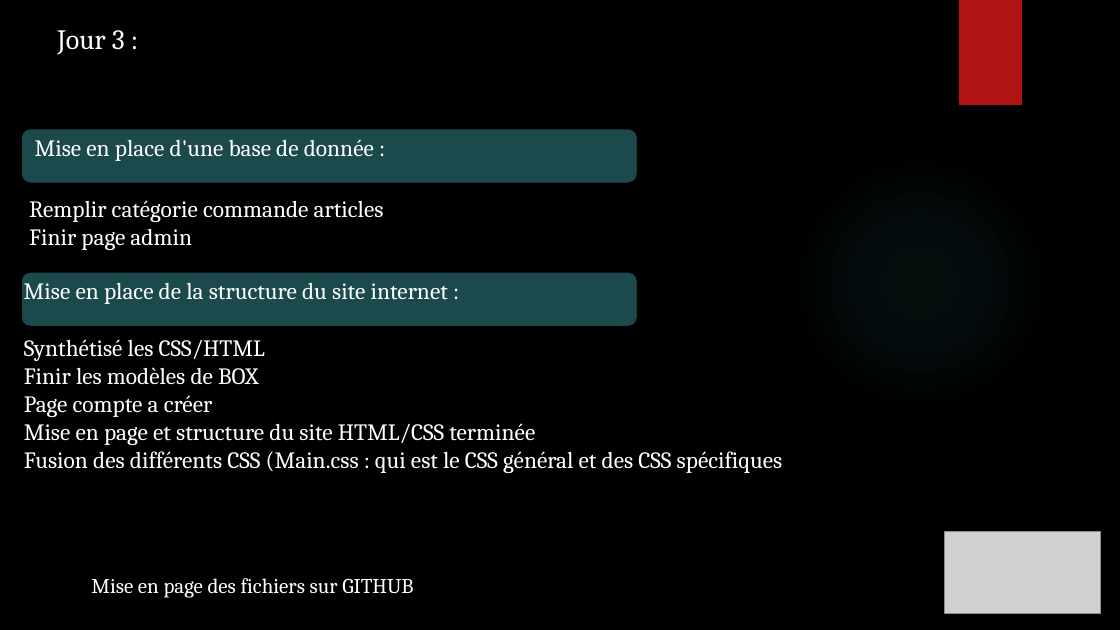
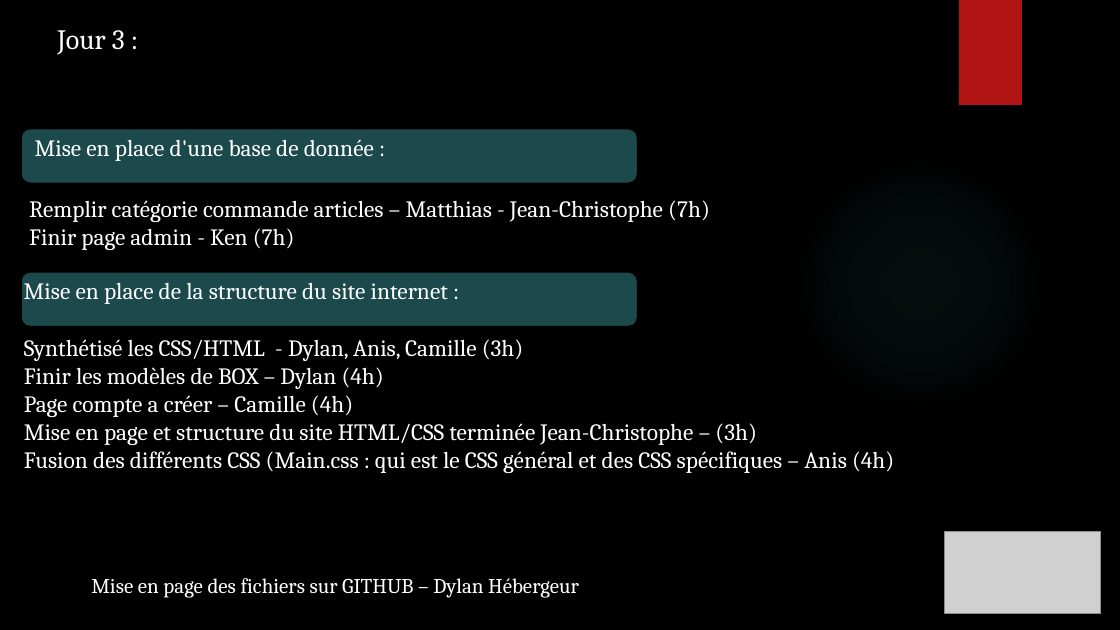
Before and after one commit to ChampemeDylan/UPOP, a slide deck: slide 14 of Présentation UPOP.pptx. Drawn at 1120x630 pixels with LibreOffice and Linux fonts; fonts in the diff are those of the drawing; grey boxes stand for pictures; background and template pictures are left out. Boxes give left, top, right and bottom in pixels: in the first picture for what was removed or moved away, otherwise in the second. Text is boxed around its words. In the diff, an @@ line names an element or a change of style, - is before the commit and + after.

Commit message:
Camille MAJ DIAPO
Ajout des personnes tâches et heures passées
Manque TEST pour finir
et Structure

```diff
--- a/Présentation UPOP.pptx
+++ b/Présentation UPOP.pptx
@@ text at (x1=29, y1=200, x2=710, y2=250): text changed @@
-Remplir catégorie commande articles
-Finir page admin
+Remplir catégorie commande articles – Matthias - Jean-Christophe (7h)
+Finir page admin - Ken (7h)
@@ text at (x1=24, y1=339, x2=894, y2=473): text changed @@
-Synthétisé les CSS/HTML
-Finir les modèles de BOX
-Page compte a créer
-Mise en page et structure du site HTML/CSS terminée
-Fusion des différents CSS (Main.css : qui est le CSS général et des CSS spécifiques
+Synthétisé les CSS/HTML - Dylan, Anis, Camille (3h)
+Finir les modèles de BOX – Dylan (4h)
+Page compte a créer – Camille (4h)
+Mise en page et structure du site HTML/CSS terminée Jean-Christophe – (3h)
+Fusion des différents CSS (Main.css : qui est le CSS général et des CSS spécifiques – Anis (4h)
@@ text at (x1=91, y1=578, x2=579, y2=598): text changed @@
-Mise en page des fichiers sur GITHUB
+Mise en page des fichiers sur GITHUB – Dylan Hébergeur
```
Also in this commit, not shown: 9 other slides changed.
